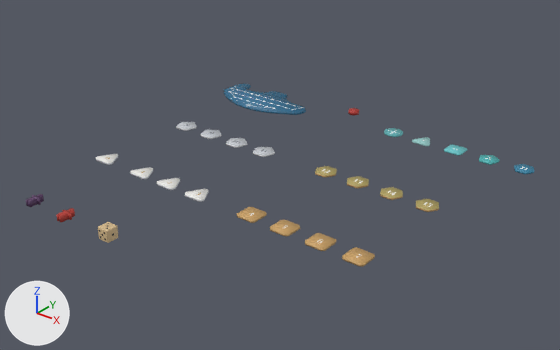
Renders of the glTF model exports/deep-sea/deep-sea-adventure.glb from each side of a commit.
Before and after are seen from a camera (50 mm lens) standing at (0.783, -0.657, 0.442) and looking at (0.211, 0.058, -0.001). Lighting does not change. The marker at lower left points along +X, +Y and +Z. The picture after the commit comes second.
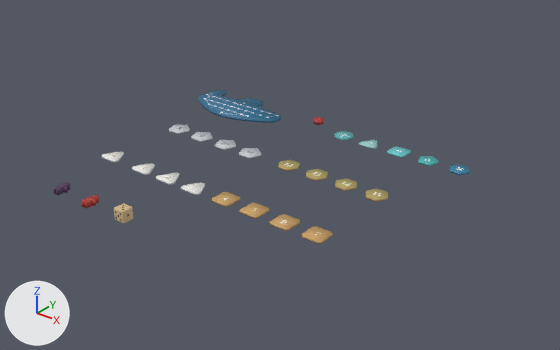
Boxes (x1, y1, x2, y2) around the edits, measured in the pictures (560 x 350 px):
'submarine_board', moved
    before: (223, 83, 306, 115)
    after: (198, 90, 281, 123)
'sq_7', moved
    before: (342, 247, 375, 267)
    after: (301, 226, 333, 244)
'sq_6', moved
    before: (305, 233, 336, 251)
    after: (270, 214, 300, 231)
'sq_5', moved
    before: (270, 219, 300, 237)
    after: (240, 203, 269, 219)
'die', moved
    before: (98, 222, 118, 243)
    after: (114, 203, 134, 224)
'sq_4', moved
    before: (237, 207, 267, 223)
    after: (211, 192, 240, 207)
'hex_15', moved
    before: (416, 199, 439, 212)
    after: (366, 189, 388, 202)
'hex_14', moved
    before: (380, 187, 403, 200)
    after: (335, 179, 357, 191)
'hex_13', moved
    before: (347, 176, 369, 188)
    after: (306, 169, 328, 181)
'hex_12', moved
    before: (315, 166, 337, 178)
    after: (278, 160, 300, 171)
'tri_3', moved
    before: (185, 189, 209, 202)
    after: (181, 182, 205, 195)
'back_square', moved
    before: (444, 144, 467, 156)
    after: (387, 146, 411, 158)
'meeple_red', moved
    before: (56, 208, 75, 222)
    after: (81, 195, 99, 208)
'back_hexagon', moved
    before: (514, 164, 534, 174)
    after: (450, 164, 469, 175)
'back_pentagon', moved
    before: (479, 155, 499, 165)
    after: (418, 156, 439, 166)
'meeple_purple', moved
    before: (26, 194, 44, 207)
    after: (53, 182, 71, 195)
'tri_2', moved
    before: (157, 178, 180, 190)
    after: (156, 173, 179, 185)
'pen_11', moved
    before: (253, 147, 275, 157)
    after: (239, 148, 261, 158)
'back_circle', moved
    before: (384, 128, 403, 137)
    after: (335, 131, 354, 140)
'tri_1', moved
    before: (130, 167, 153, 179)
    after: (132, 163, 155, 175)
'pen_10', moved
    before: (226, 138, 247, 148)
    after: (215, 140, 236, 150)
'pen_9', moved
    before: (200, 130, 221, 139)
    after: (191, 132, 212, 142)
'back_tri', moved
    before: (412, 137, 430, 146)
    after: (359, 140, 377, 149)
'tri_0', moved
    before: (96, 154, 118, 165)
    after: (101, 152, 124, 162)
'pen_8', moved
    before: (176, 122, 197, 131)
    after: (169, 125, 189, 134)
'air_marker', moved
    before: (348, 108, 359, 115)
    after: (313, 117, 324, 125)

Patch to the scene script:
```diff
--- a/exports/deep-sea/deep-sea-adventure.glb.py
+++ b/exports/deep-sea/deep-sea-adventure.glb.py
@@ ob_tri_0 @@
 ob_tri_0 = bpy.data.objects.new('tri_0', me_tri_0)
-ob_tri_0.location = (0.0, -0.05, 0.0)
+ob_tri_0.location = (0.0, -0.04, 0.0)
@@ ob_tri_1 @@
 ob_tri_1 = bpy.data.objects.new('tri_1', me_tri_1)
-ob_tri_1.location = (0.07, -0.05, 0.0)
+ob_tri_1.location = (0.062, -0.04, 0.0)
@@ ob_tri_2 @@
 ob_tri_2 = bpy.data.objects.new('tri_2', me_tri_2)
-ob_tri_2.location = (0.12, -0.05, 0.0)
+ob_tri_2.location = (0.108, -0.04, 0.0)
@@ ob_tri_3 @@
 ob_tri_3 = bpy.data.objects.new('tri_3', me_tri_3)
-ob_tri_3.location = (0.17, -0.05, 0.0)
+ob_tri_3.location = (0.154, -0.04, 0.0)
@@ ob_sq_4 @@
 ob_sq_4 = bpy.data.objects.new('sq_4', me_sq_4)
-ob_sq_4.location = (0.255, -0.05, 0.0)
+ob_sq_4.location = (0.205, -0.04, 0.0)
@@ ob_sq_5 @@
 ob_sq_5 = bpy.data.objects.new('sq_5', me_sq_5)
-ob_sq_5.location = (0.305, -0.05, 0.0)
+ob_sq_5.location = (0.251, -0.04, 0.0)
@@ ob_sq_6 @@
 ob_sq_6 = bpy.data.objects.new('sq_6', me_sq_6)
-ob_sq_6.location = (0.355, -0.05, 0.0)
+ob_sq_6.location = (0.297, -0.04, 0.0)
@@ ob_sq_7 @@
 ob_sq_7 = bpy.data.objects.new('sq_7', me_sq_7)
-ob_sq_7.location = (0.405, -0.05, 0.0)
+ob_sq_7.location = (0.343, -0.04, 0.0)
@@ ob_pen_8 @@
 ob_pen_8 = bpy.data.objects.new('pen_8', me_pen_8)
-ob_pen_8.location = (0.0, 0.1, 0.0)
+ob_pen_8.location = (0.0, 0.085, 0.0)
@@ ob_pen_9 @@
 ob_pen_9 = bpy.data.objects.new('pen_9', me_pen_9)
-ob_pen_9.location = (0.05, 0.1, 0.0)
+ob_pen_9.location = (0.046, 0.085, 0.0)
@@ ob_pen_10 @@
 ob_pen_10 = bpy.data.objects.new('pen_10', me_pen_10)
-ob_pen_10.location = (0.1, 0.1, 0.0)
+ob_pen_10.location = (0.092, 0.085, 0.0)
@@ ob_pen_11 @@
 ob_pen_11 = bpy.data.objects.new('pen_11', me_pen_11)
-ob_pen_11.location = (0.15, 0.1, 0.0)
+ob_pen_11.location = (0.138, 0.085, 0.0)
@@ ob_hex_12 @@
 ob_hex_12 = bpy.data.objects.new('hex_12', me_hex_12)
-ob_hex_12.location = (0.255, 0.1, 0.0)
+ob_hex_12.location = (0.205, 0.085, 0.0)
@@ ob_hex_13 @@
 ob_hex_13 = bpy.data.objects.new('hex_13', me_hex_13)
-ob_hex_13.location = (0.305, 0.1, 0.0)
+ob_hex_13.location = (0.251, 0.085, 0.0)
@@ ob_hex_14 @@
 ob_hex_14 = bpy.data.objects.new('hex_14', me_hex_14)
-ob_hex_14.location = (0.355, 0.1, 0.0)
+ob_hex_14.location = (0.297, 0.085, 0.0)
@@ ob_hex_15 @@
 ob_hex_15 = bpy.data.objects.new('hex_15', me_hex_15)
-ob_hex_15.location = (0.405, 0.1, 0.0)
+ob_hex_15.location = (0.343, 0.085, 0.0)
@@ ob_back_circle @@
 ob_back_circle = bpy.data.objects.new('back_circle', me_back_circle)
-ob_back_circle.location = (0.255, 0.27, 0.0)
+ob_back_circle.location = (0.205, 0.215, 0.0)
@@ ob_back_tri @@
 ob_back_tri = bpy.data.objects.new('back_tri', me_back_tri)
-ob_back_tri.location = (0.305, 0.27, 0.0)
+ob_back_tri.location = (0.251, 0.215, 0.0)
@@ ob_back_square @@
 ob_back_square = bpy.data.objects.new('back_square', me_back_square)
-ob_back_square.location = (0.355, 0.27, 0.0)
+ob_back_square.location = (0.297, 0.215, 0.0)
@@ ob_back_pentagon @@
 ob_back_pentagon = bpy.data.objects.new('back_pentagon', me_back_pentagon)
-ob_back_pentagon.location = (0.405, 0.27, 0.0)
+ob_back_pentagon.location = (0.343, 0.215, 0.0)
@@ ob_back_hexagon @@
 ob_back_hexagon = bpy.data.objects.new('back_hexagon', me_back_hexagon)
-ob_back_hexagon.location = (0.455, 0.27, 0.0)
+ob_back_hexagon.location = (0.389, 0.215, 0.0)
@@ ob_air_marker @@
 ob_air_marker = bpy.data.objects.new('air_marker', me_air_marker)
-ob_air_marker.location = (0.165, 0.3, 0.0)
+ob_air_marker.location = (0.145, 0.235, 0.0)
@@ ob_submarine_board @@
 ob_submarine_board = bpy.data.objects.new('submarine_board', me_submarine_board)
-ob_submarine_board.location = (0.02, 0.255, 0.0)
+ob_submarine_board.location = (0.01, 0.205, 0.0)
@@ ob_meeple_purple @@
 ob_meeple_purple = bpy.data.objects.new('meeple_purple', me_meeple_purple)
-ob_meeple_purple.location = (0.03, -0.19, 0.0)
+ob_meeple_purple.location = (0.03, -0.15, 0.0)
@@ ob_meeple_red @@
 ob_meeple_red = bpy.data.objects.new('meeple_red', me_meeple_red)
-ob_meeple_red.location = (0.09, -0.19, 0.0)
+ob_meeple_red.location = (0.085, -0.15, 0.0)
@@ ob_die @@
 ob_die = bpy.data.objects.new('die', me_cube)
-ob_die.location = (0.165, -0.19, 0.008)
+ob_die.location = (0.145, -0.15, 0.008)
```
